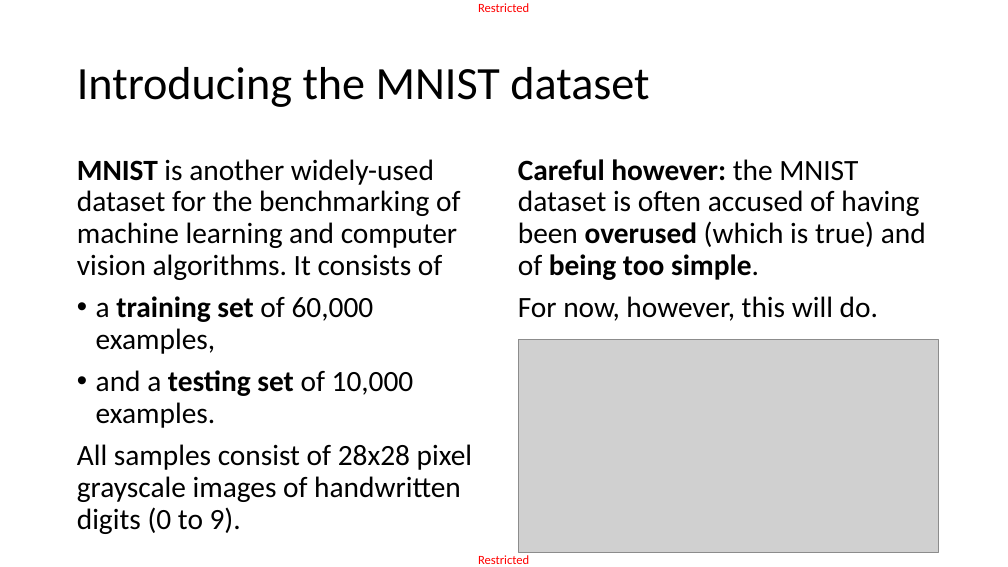
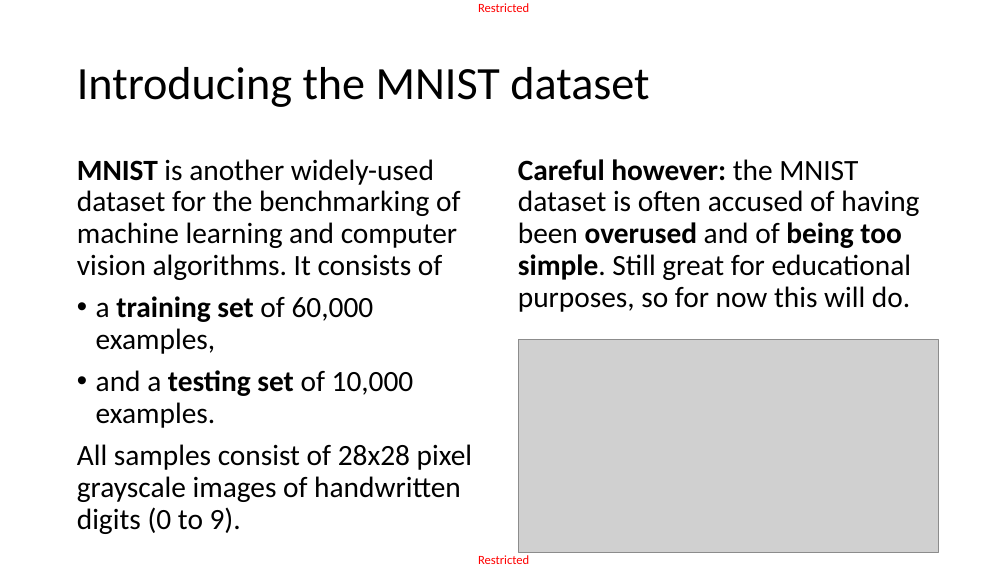
Before and after one commit to matthieudemari/SUTD_DL_50_039, a slide deck: slide 19 of W3/3. W3S3 final/W3S3.pptx. Drawn at 1008x567 pixels with LibreOffice and Linux fonts; fonts in the diff are those of the drawing; grey boxes stand for pictures. Boxes give left, top, right and bottom in pixels: in the first picture for what was removed or moved away, otherwise in the second. Text is boxed around its words. In the diff, an @@ line names an element or a change of style, - is before the commit and + after.

```diff
--- a/W3/3. W3S3 final/W3S3.pptx
+++ b/W3/3. W3S3 final/W3S3.pptx
@@ text at (518,159,919,312): text changed @@
-Careful however: the MNIST dataset is often accused of having been overused (which is true) and of being too simple.
-For now, however, this will do.
+Careful however: the MNIST dataset is often accused of having been overused and of being too simple. Still great for educational purposes, so for now this will do.
```
Also in this commit, not shown: 4 other slides changed, 17 other files.
